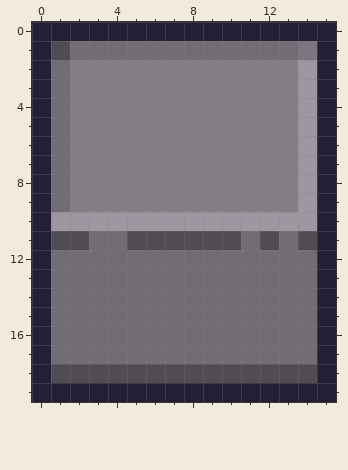
Edited in one commit: pixel-art sprite (Ingression/Content/WALL.png). Above is the file before it was changed.
The file is 16x20 pixels.
The result:
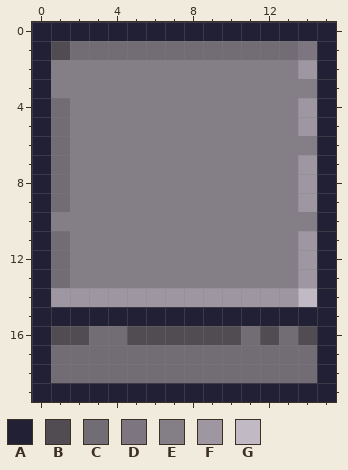
Palette (. is transparent): A #222034  B #504c51  C #726d74  D #7d7680  E #847e87  F #9e97a2  G #c1bac5
Difference:
y 2: x 1 C -> E
y 3: x 1 C -> E; x 14 F -> E
y 6: x 14 F -> E
y 10: x 1..14 FFFFFFFFFFFFFF -> EEEEEEEEEEEEEE
y 11: x 1..14 BBCCBBBBBBCBCB -> CEEEEEEEEEEEEF
y 12..13: x 2..14 CCCCCCCCCCCCC -> EEEEEEEEEEEEF
y 14: x 1..14 CCCCCCCCCCCCCC -> FFFFFFFFFFFFFG
y 15: x 1..14 CCCCCCCCCCCCCC -> AAAAAAAAAAAAAA
y 16: x 1..2 CC -> BB; x 5..10 CCCCCC -> BBBBBB; x 12 C -> B; x 14 C -> B
y 18: x 1..14 BBBBBBBBBBBBBB -> CCCCCCCCCCCCCC
Boxes around the changes in both pictures, in picture pixels (x1, y1, x2, y2):
changed: (51, 60, 317, 383)
